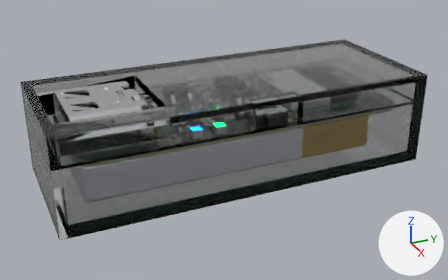
An edit to the Blender file production/blender/pen-mixer.blend, drawn before and after from the same camera.
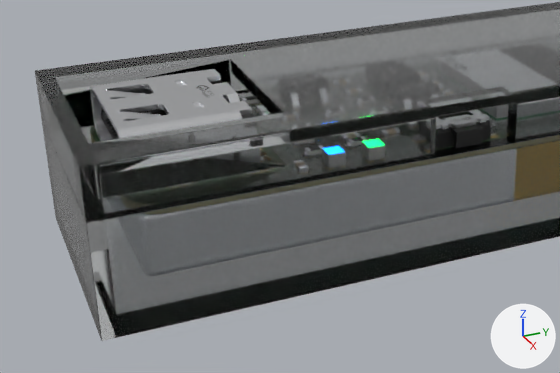
The first picture shows the older version from a camera (50 mm lens) standing at (0.1582, -0.0855, 0.0248) and looking at (0.1027, -0.0606, -0.0029). The close-ups show the older and then the newer version on the part from 0% to 73% of the width and 14% to 93% of the height of that picture. Only the edits that show in the close-ups are written down. Every picture has the same lights, and +X, +Y and +Z are marked at lower right.

Names of what the first close-up shows: 'J1_body', 'SW1_body', 'case_bottom', 'case_top' and 4 more.
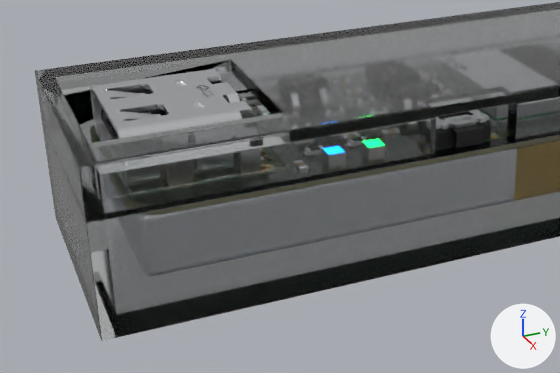
Location of each change, [x1, y1, x2, y2] in pixels of the close-ups (560 x 373 px):
part 1 of me_cube_024, reshaped (mostly hidden before)
    before: [65, 61, 231, 129]
    after: [35, 2, 560, 166]

The change, as a diff of the scene's bpy script:
```diff
--- a/production/blender/pen-mixer.blend.py
+++ b/production/blender/pen-mixer.blend.py
@@ me_cube_024 @@
 # used by ob_case_top; location = (0.0, 0.0, 0.0)
-me_cube_024.from_pydata(...)  # 720 vertices, 667 faces; spans x 0.0944..0.1099, y -0.0798..-0.0402, z 0.0007..0.0038
+me_cube_024.from_pydata(...)  # 1176 vertices, 1122 faces; spans x 0.0944..0.1099, y -0.0798..-0.0402, z 0.0007..0.0038
+# me_cube_024 part 1: 24 vertices moved within x 0.0972..0.1071, y -0.0788..-0.0684, z 0.0007; 150 vertices added at x 0.0971..0.1072, y -0.0788..-0.0684, z 0.0007..0.0038
+# other edits to the shape of me_cube_024 do not show in these pictures
 me_cube_024.materials.append(mat_case_clear)
```
